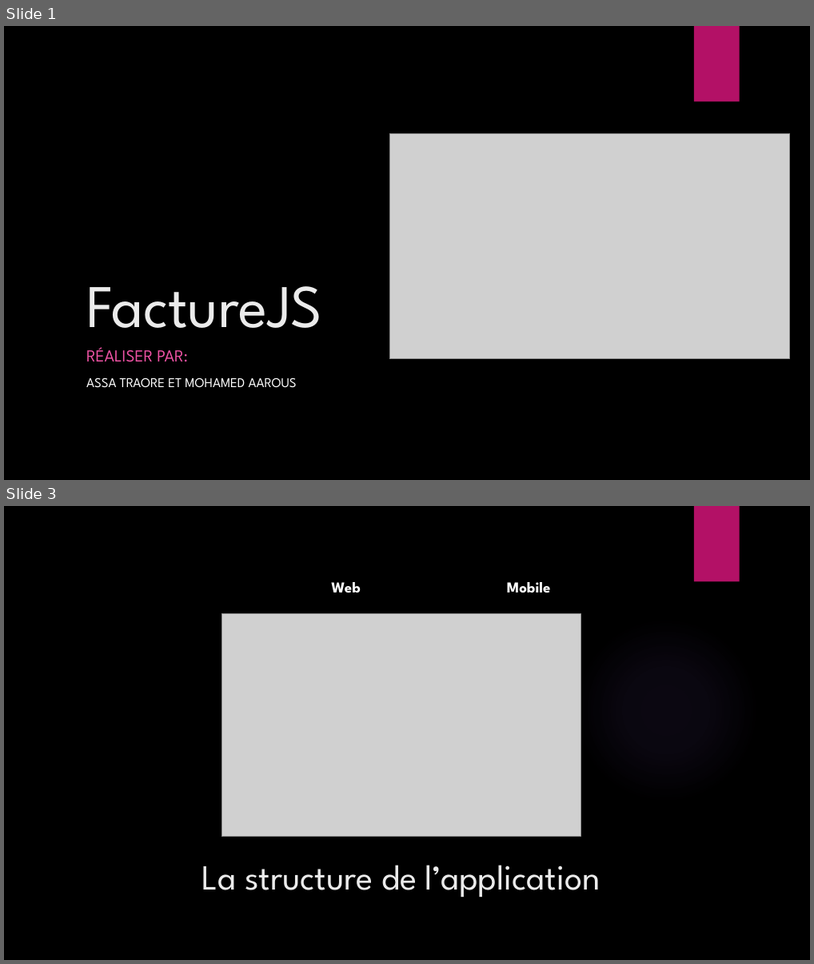
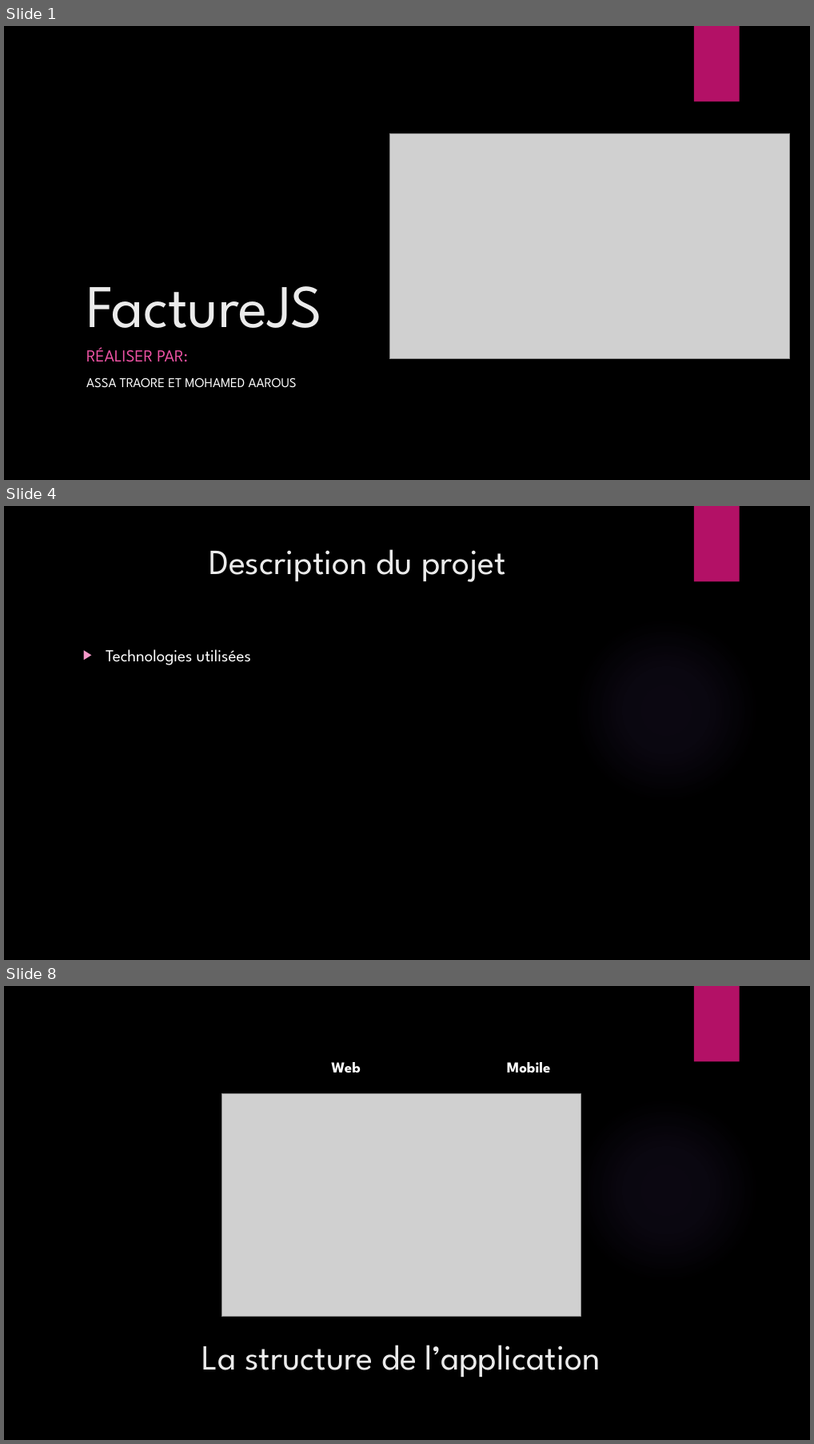
Before and after one commit to medaros/projet_facture_js, a slide deck: pdf/FactureJS - Pésentation.pptx. Shown one above the other, each under a label of ours: slides 1 and 3 before the commit, slides 1, 4 and 8 after it; the slides between them are not shown. The pictures are 814x964 and 814x1444 pixels, drawn with LibreOffice and Linux fonts; fonts in the diff are those of the drawing; grey boxes stand for pictures; background and template pictures are left out. Boxes give left, top, right and bottom in pixels: in the first picture for what was removed or moved away, otherwise in the second. Text is boxed around its words. In the diff, an @@ line names an element or a change of style, - is before the commit and + after.

```diff
--- a/pdf/FactureJS - Pésentation.pptx
+++ b/pdf/FactureJS - Pésentation.pptx
@@ slide 4 added at [4,506,810,960], background picture (left out); not listed: 2 template elements that a slide beside it also shows @@
@@ title added at [209,549,506,582], 42 pt, text #EBEBEB @@
+Description du projet
@@ text added at [106,649,251,665], 20 pt, text #FFFFFF @@
+▶ Technologies utilisées
@@ what was slide 3 is now slide 8 @@
```
Also in this commit, not shown: 1 slide changed, 5 other slides added, 1 other file.
